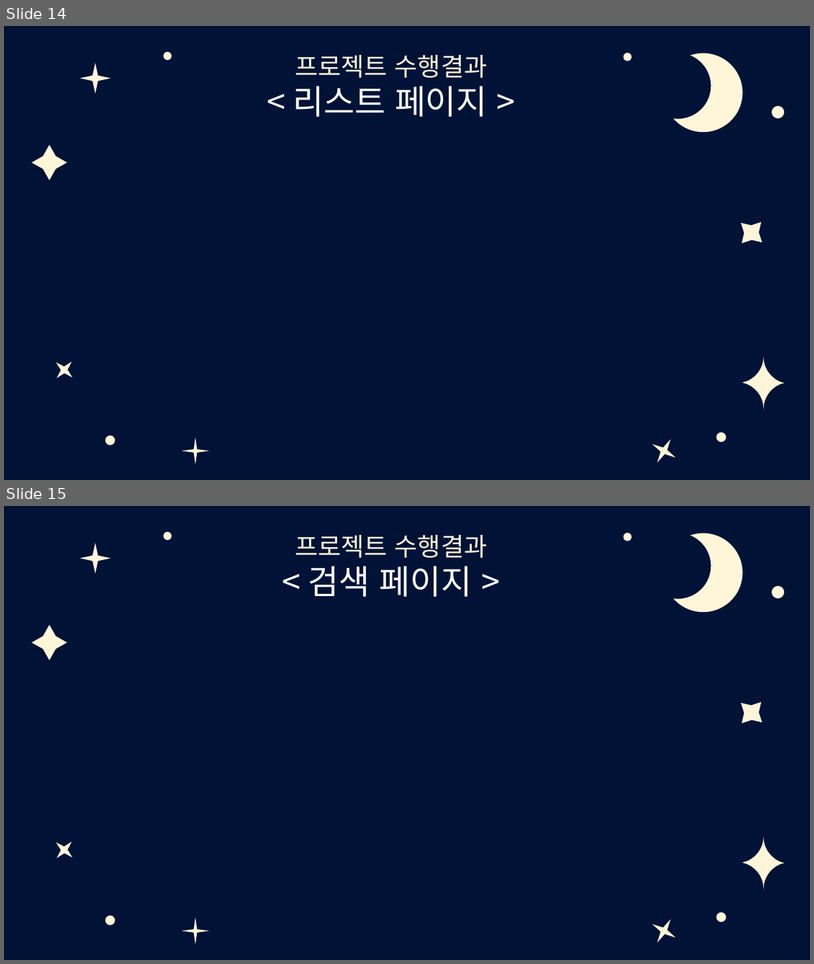
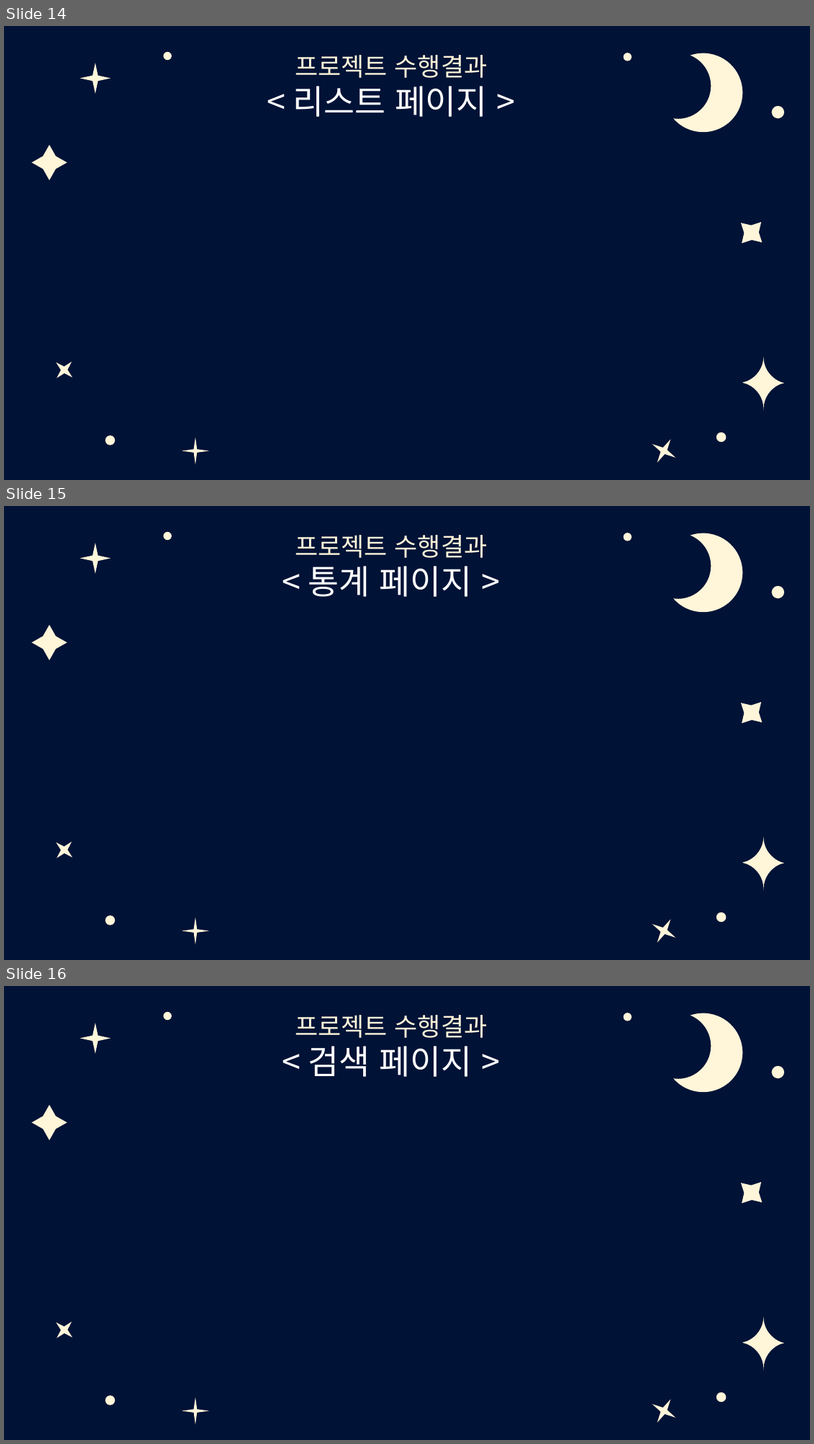
Before and after one commit to 0817php-404NFT/todolist, a slide deck: doc/꿀잠_todolist_ppt.pptx. Shown one above the other, each under a label of ours: slides 14 and 15 before the commit, slides 14, 15 and 16 after it. The pictures are 814x964 and 814x1444 pixels, drawn with LibreOffice and Linux fonts; fonts in the diff are those of the drawing. Boxes give left, top, right and bottom in pixels: in the first picture for what was removed or moved away, otherwise in the second. Text is boxed around its words. In the diff, an @@ line names an element or a change of style, - is before the commit and + after.

```diff
--- a/doc/꿀잠_todolist_ppt.pptx
+++ b/doc/꿀잠_todolist_ppt.pptx
@@ slide 15 added at [4, 506, 810, 960], background #FFFFFF; not listed: 1 template element that a slide beside it also shows @@
@@ star added at [80, 543, 111, 574], fill #FFF5D9 @@
@@ ellipse added at [164, 532, 172, 541], fill #FFF5D9 @@
@@ text added at [295, 535, 488, 597], 30 pt, text #FFF5D9 @@
+프로젝트 수행결과
+< 통계 페이지 >
@@ ellipse added at [624, 533, 633, 541], fill #FFF5D9 @@
@@ freeform shape added at [672, 529, 752, 621], fill #FFF5D9 @@
@@ ellipse added at [772, 586, 785, 599], fill #FFF5D9 @@
@@ star added at [32, 625, 67, 660], fill #FFF5D9 @@
@@ star added at [732, 692, 773, 734], fill #FFF5D9 @@
@@ star added at [49, 834, 80, 866], fill #FFF5D9 @@
@@ freeform shape added at [743, 836, 785, 890], fill #FFF5D9 @@
@@ ellipse added at [106, 915, 116, 924], fill #FFF5D9 @@
@@ star added at [646, 913, 683, 949], fill #FFF5D9 @@
@@ ellipse added at [717, 912, 726, 921], fill #FFF5D9 @@
@@ star added at [182, 917, 209, 944], fill #FFF5D9 @@
@@ what was slide 15 is now slide 16 @@
```
Also in this commit, not shown: 1 other file.
